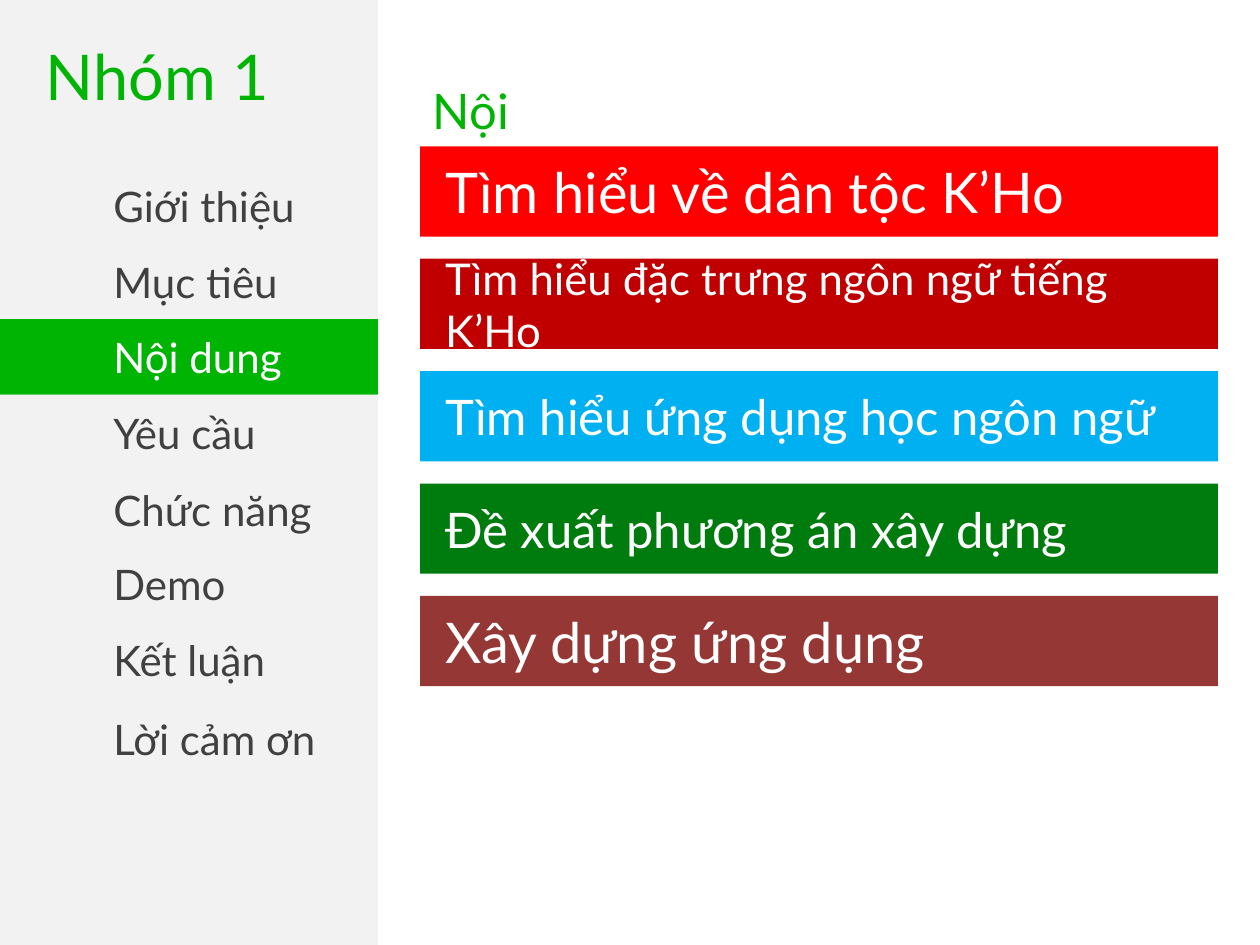
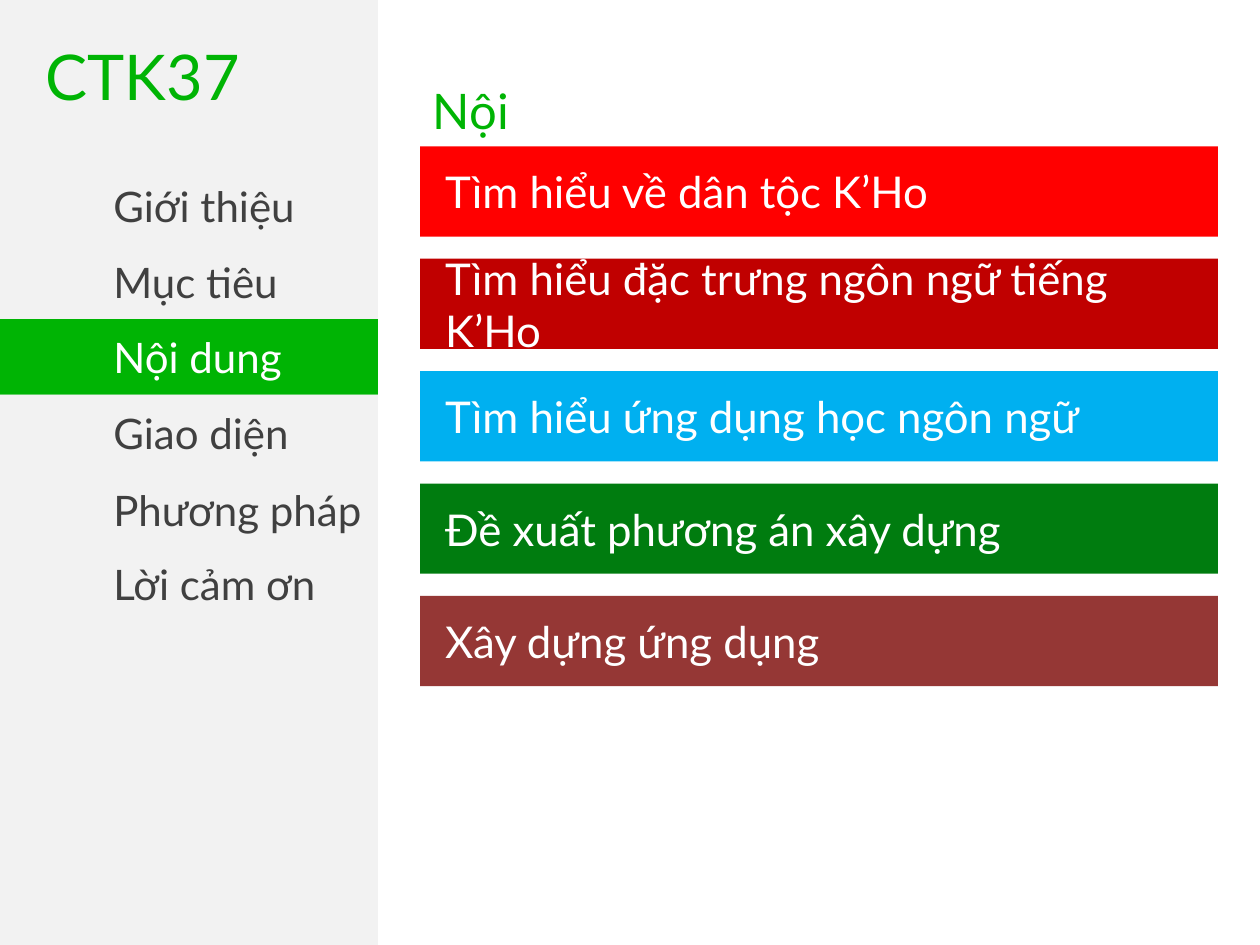
Before and after one commit to khanhvinhit/Do-An, a slide deck: slide 5 of THESIS/BaoCaov1.pptx. Drawn at 1260x945 pixels with LibreOffice and Linux fonts; fonts in the diff are those of the drawing. Boxes give left, top, right and bottom in pixels: in the first picture for what was removed or moved away, otherwise in the second. Text is boxed around its words. In the diff, an @@ line names an element or a change of style, - is before the commit and + after.

```diff
--- a/THESIS/BaoCaov1.pptx
+++ b/THESIS/BaoCaov1.pptx
@@ text at [46,54,240,101]: text changed @@
-Nhóm 1
+CTK37
@@ rectangle "Tìm hiểu về dân tộc ..." at [420,146,1217,237]: size 32 to 25 pt @@
@@ rectangle "Tìm hiểu ứng dụng học ..." at [420,372,1217,462]: size 28 to 25 pt @@
@@ text in rectangle at [113,418,288,457]: text changed @@
-Yêu cầu
+Giao diện
@@ text at [113,495,361,534]: text changed @@
-Chức năng
+Phương pháp
@@ rectangle "Đề xuất phương án xây ..." at [420,484,1217,575]: size 28 to 25 pt @@
@@ text at [113,569,315,601]: text changed @@
-Demo
+Lời cảm ơn
@@ rectangle "Xây dựng ứng dụng" at [420,596,1217,687]: size 32 to 25 pt @@
@@ text removed at [113,642,265,684] @@
-Kết luận
@@ text removed at [113,724,315,756] @@
-Lời cảm ơn
```
Also in this commit, not shown: 27 other slides changed, 1 slide added, 3 slides removed, 1 other file.
